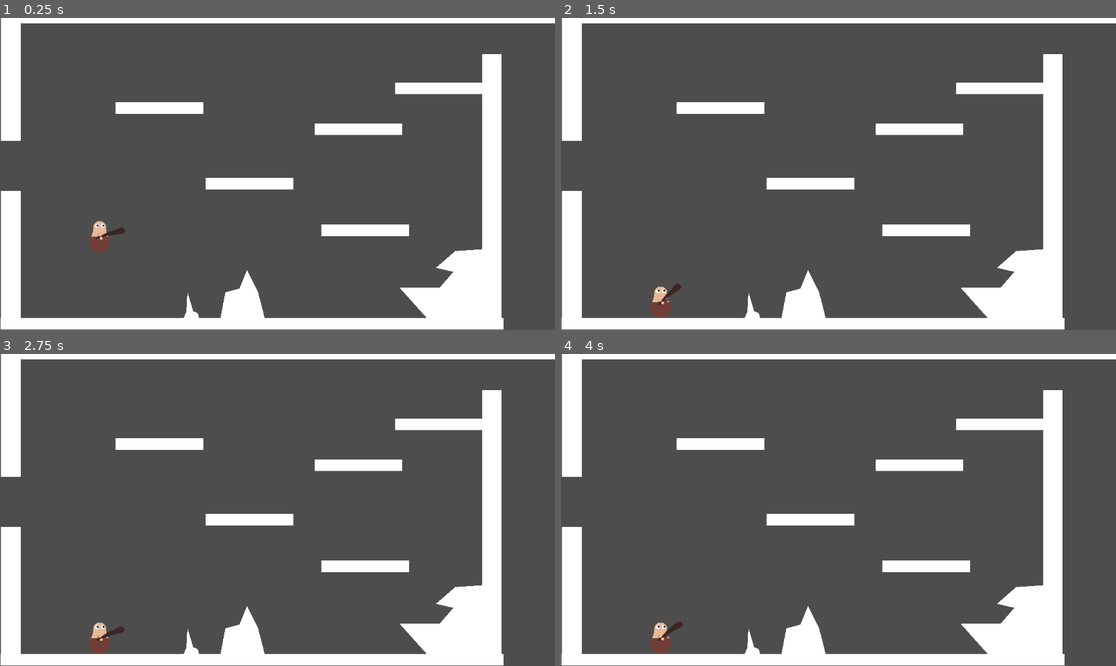
Above: before the commit, frames 1-4 (two rows, left to right).
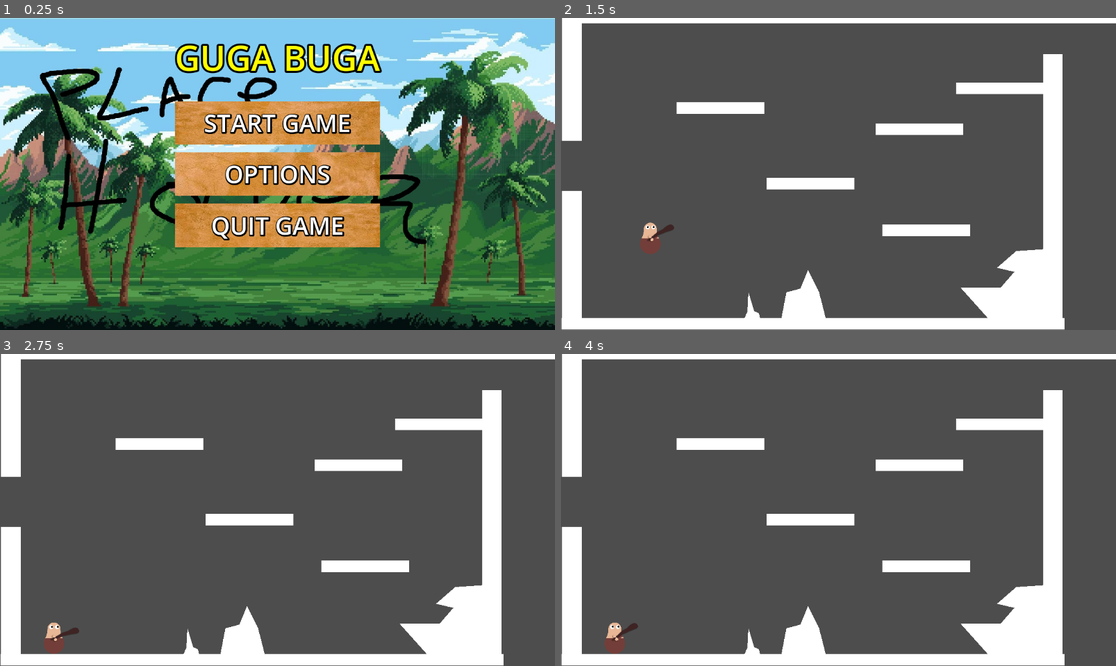
Above: after the commit, the same moments.

Repository: pedrogomesleite/uga-buga
Game: Godot game, scene res://scenes/MainMenu.tscn
Two runs of this game, one before a commit and one after it. Both use one fixed random seed, a clock stepped at 60 frames per second and the inputs below. Before the commit the project starts from res://scenes/mundo_2d.tscn.
Inputs (mouse positions are in pixels of both pictures, inside the frame that each line leads up to):
- Up to frame 1 (0.25 s): no input
- Up to frame 2 (1.5 s): click (838, 174) at 0.5 s, where only the run after the commit has a clickable "OPTIONS"; click (838, 124) at 1.25 s, where only the run after the commit has a clickable "START GAME"
- Up to frame 3 (2.75 s): move the mouse to (399, 494) at 2.02 s; click (399, 494) at 2.17 s
- Up to frame 4 (4 s): tap Enter at 2.75 s; move the mouse to (727, 525) at 2.77 s; click (727, 525) at 2.92 s; tap Space at 3.5 s; move the mouse to (894, 441) at 3.52 s; click (894, 441) at 3.67 s

The runs differ from the first frame. In frame 1, 99% of the frame differs, in the area x 0-100%, y 0-100%; in frame 2, 0.6%; in frame 3, 0.6%; in frame 4, 0.6%.

Commit message:
main menu sem opções

Diff:
--- a/project.godot
+++ b/project.godot
@@ -11,9 +11,10 @@
 [application]
 
 config/name="uga buga"
-run/main_scene="uid://dc8ur0pcxsdeb"
+run/main_scene="uid://covte7ufilva"
 config/features=PackedStringArray("4.6", "GL Compatibility")
 config/icon="res://icon.svg"
+<<<<<<<HEADrun/main_scene="uid://dc8ur0pcxsdeb"
 
 [layer_names]
 
--- /dev/null
+++ b/scenes/MainMenu.tscn
@@ -0,0 +1,138 @@
+[gd_scene format=3 uid="uid://covte7ufilva"]
+
+[ext_resource type="Script" uid="uid://cmrn7x3alb3ok" path="res://scenes/main_menu.gd" id="1_l72w3"]
+[ext_resource type="Texture2D" uid="uid://c1510xb5wptp0" path="res://assets/placeHolderMainMenu.jpg" id="1_yqorp"]
+[ext_resource type="Texture2D" uid="uid://coyn5b5yw5rvo" path="res://assets/clay.jpg" id="2_0ykhv"]
+[ext_resource type="Texture2D" uid="uid://ciydm16qada6u" path="res://assets/clayHOVER.jpg" id="3_2wh52"]
+[ext_resource type="Texture2D" uid="uid://css3so8415o27" path="res://assets/clayPressed.jpg" id="3_ow34m"]
+
+[sub_resource type="LabelSettings" id="LabelSettings_ow34m"]
+font_size = 72
+font_color = Color(1, 1, 0, 1)
+outline_size = 16
+outline_color = Color(0, 0, 0, 1)
+
+[sub_resource type="LabelSettings" id="LabelSettings_2wh52"]
+font_size = 50
+shadow_size = 10
+shadow_color = Color(0, 0, 0, 1)
+
+[node name="Control" type="Control" unique_id=685622937]
+layout_mode = 3
+anchors_preset = 15
+anchor_right = 1.0
+anchor_bottom = 1.0
+grow_horizontal = 2
+grow_vertical = 2
+script = ExtResource("1_l72w3")
+
+[node name="TextureRect" type="TextureRect" parent="." unique_id=1924014823]
+layout_mode = 1
+anchors_preset = 15
+anchor_right = 1.0
+anchor_bottom = 1.0
+grow_horizontal = 2
+grow_vertical = 2
+mouse_filter = 2
+texture = ExtResource("1_yqorp")
+expand_mode = 1
+
+[node name="Label" type="Label" parent="TextureRect" unique_id=1617556948]
+layout_mode = 1
+anchors_preset = 10
+anchor_right = 1.0
+offset_bottom = 166.0
+grow_horizontal = 2
+theme_override_font_sizes/font_size = 30
+text = "GUGA BUGA"
+label_settings = SubResource("LabelSettings_ow34m")
+horizontal_alignment = 1
+vertical_alignment = 1
+
+[node name="VBoxContainer" type="VBoxContainer" parent="." unique_id=976471871]
+layout_mode = 1
+anchors_preset = 8
+anchor_left = 0.5
+anchor_top = 0.5
+anchor_right = 0.5
+anchor_bottom = 0.5
+offset_left = -213.0
+offset_top = -151.5
+offset_right = 213.0
+offset_bottom = 151.5
+grow_horizontal = 2
+grow_vertical = 2
+mouse_filter = 0
+theme_override_constants/separation = 16
+
+[node name="TextureButton" type="TextureButton" parent="VBoxContainer" unique_id=70464955]
+layout_mode = 2
+size_flags_vertical = 3
+texture_normal = ExtResource("2_0ykhv")
+texture_pressed = ExtResource("3_ow34m")
+texture_hover = ExtResource("3_2wh52")
+ignore_texture_size = true
+stretch_mode = 0
+
+[node name="Label" type="Label" parent="VBoxContainer/TextureButton" unique_id=168025461]
+layout_mode = 1
+anchors_preset = 15
+anchor_right = 1.0
+anchor_bottom = 1.0
+grow_horizontal = 2
+grow_vertical = 2
+text = "START GAME"
+label_settings = SubResource("LabelSettings_2wh52")
+horizontal_alignment = 1
+vertical_alignment = 1
+
+[node name="TextureButton2" type="TextureButton" parent="VBoxContainer" unique_id=1161496923]
+layout_mode = 2
+size_flags_vertical = 3
+texture_normal = ExtResource("2_0ykhv")
+texture_pressed = ExtResource("3_ow34m")
+texture_hover = ExtResource("3_2wh52")
+ignore_texture_size = true
+stretch_mode = 1
+flip_h = true
+flip_v = true
+
+[node name="Label" type="Label" parent="VBoxContainer/TextureButton2" unique_id=423838727]
+layout_mode = 1
+anchors_preset = 15
+anchor_right = 1.0
+anchor_bottom = 1.0
+grow_horizontal = 2
+grow_vertical = 2
+theme_override_font_sizes/font_size = 30
+text = "OPTIONS"
+label_settings = SubResource("LabelSettings_2wh52")
+horizontal_alignment = 1
+vertical_alignment = 1
+
+[node name="TextureButton3" type="TextureButton" parent="VBoxContainer" unique_id=2053403569]
+layout_mode = 2
+size_flags_vertical = 3
+texture_normal = ExtResource("2_0ykhv")
+texture_pressed = ExtResource("3_ow34m")
+texture_hover = ExtResource("3_2wh52")
+ignore_texture_size = true
+stretch_mode = 0
+flip_h = true
+
+[node name="Label" type="Label" parent="VBoxContainer/TextureButton3" unique_id=1042519705]
+layout_mode = 1
+anchors_preset = 15
+anchor_right = 1.0
+anchor_bottom = 1.0
+grow_horizontal = 2
+grow_vertical = 2
+theme_override_font_sizes/font_size = 30
+text = "QUIT GAME"
+label_settings = SubResource("LabelSettings_2wh52")
+horizontal_alignment = 1
+vertical_alignment = 1
+
+[connection signal="pressed" from="VBoxContainer/TextureButton" to="." method="_on_start_pressed"]
+[connection signal="pressed" from="VBoxContainer/TextureButton2" to="." method="_on_options_pressed"]
+[connection signal="pressed" from="VBoxContainer/TextureButton3" to="." method="_on_quit_pressed"]
--- a/scenes/controller_geral.tscn
+++ b/scenes/controller_geral.tscn
@@ -2,15 +2,13 @@
 
 [ext_resource type="Script" uid="uid://ce6yty764pgkg" path="res://scripts/global.gd" id="1_wb0f6"]
 [ext_resource type="PackedScene" uid="uid://dc8ur0pcxsdeb" path="res://scenes/mundo_2d.tscn" id="2_q3lic"]
+[ext_resource type="PackedScene" uid="uid://covte7ufilva" path="res://scenes/MainMenu.tscn" id="3_r6s1a"]
 
 [node name="controllerGeral" type="Node" unique_id=96255319]
 script = ExtResource("1_wb0f6")
 
 [node name="mundo2D" parent="." unique_id=449765058 instance=ExtResource("2_q3lic")]
+visible = false
 position = Vector2(37, 5)
 
-[node name="Control" type="Control" parent="." unique_id=686515431]
-layout_mode = 3
-anchors_preset = 0
-offset_right = 40.0
-offset_bottom = 40.0
+[node name="Control" parent="." unique_id=685622937 instance=ExtResource("3_r6s1a")]
--- /dev/null
+++ b/scenes/main_menu.gd
@@ -0,0 +1,25 @@
+extends Control
+
+
+# Called when the node enters the scene tree for the first time.
+func _ready() -> void:
+	pass # Replace with function body.
+
+
+# Called every frame. 'delta' is the elapsed time since the previous frame.
+func _process(delta: float) -> void:
+	pass
+
+
+func _on_start_pressed() -> void:
+	get_tree().change_scene_to_file("res://scenes/mundo_2d.tscn")
+	pass # Replace with function body.
+
+
+func _on_options_pressed() -> void:
+	pass # Replace with function body.
+
+
+func _on_quit_pressed() -> void:
+	get_tree().quit()
+	pass # Replace with function body.
Binary file added: assets/clay.jpg
Not shown, added: assets/clay.jpg.import
Binary file added: assets/clayHOVER.jpg
Not shown, added: assets/clayHOVER.jpg.import
Binary file added: assets/clayPressed.jpg
Not shown, added: assets/clayPressed.jpg.import
Binary file added: assets/placeHolderMainMenu.jpg
Not shown, added: assets/placeHolderMainMenu.jpg.import
Not shown, added: scenes/main_menu.gd.uid
